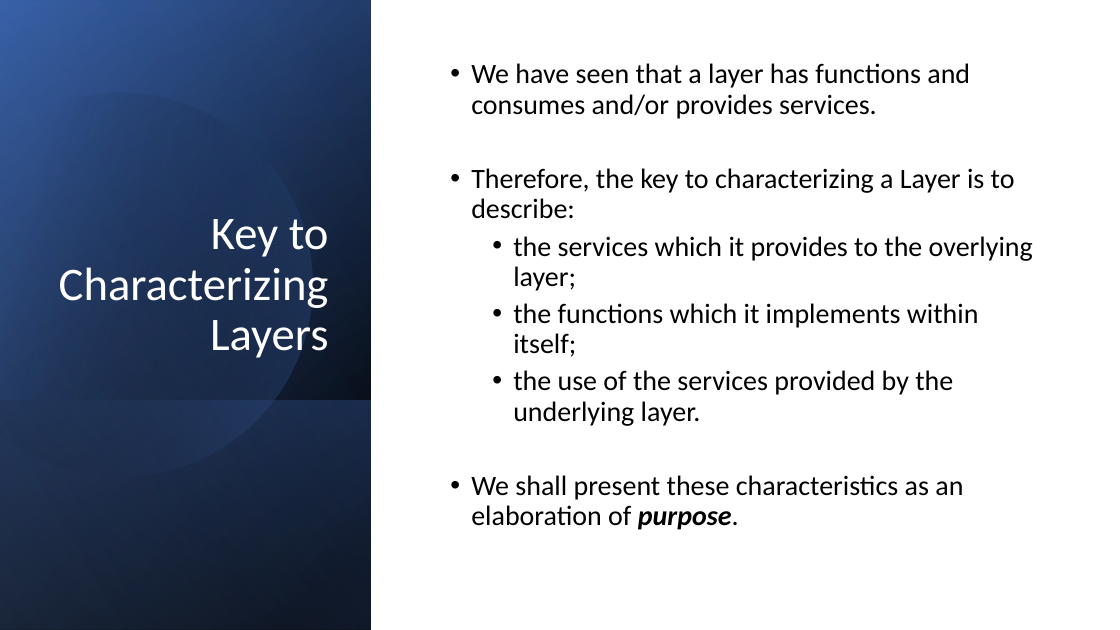
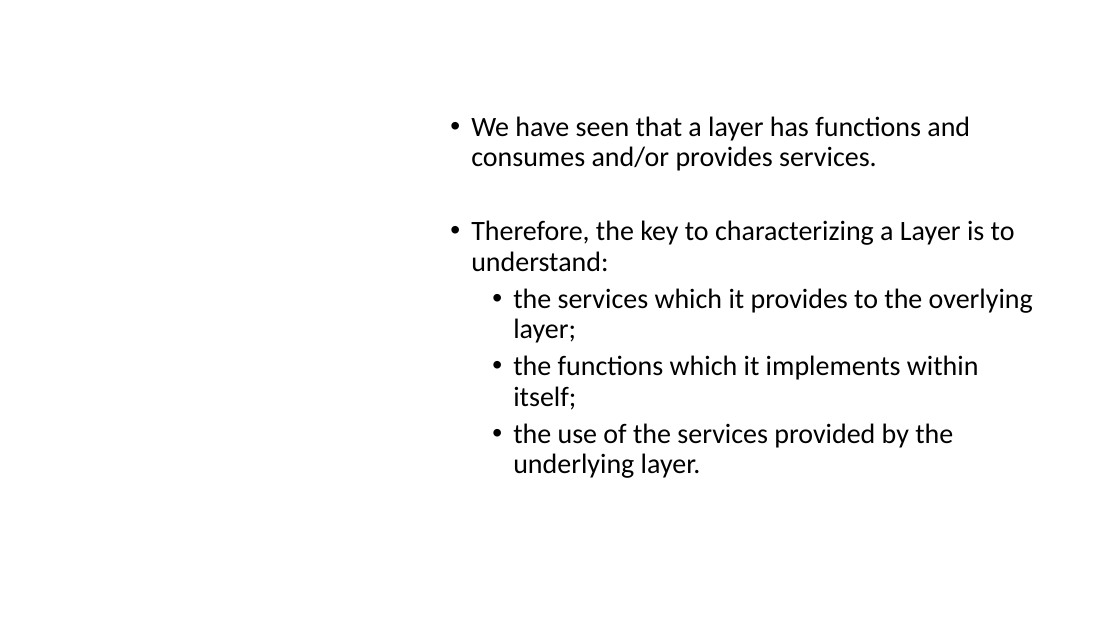
Before and after one commit to lukacassar/hw, a slide deck: slide 53 of CCE2414/1. Networking Foundations.pptx (slide 50 before the commit). Drawn at 1120x630 pixels with LibreOffice and Linux fonts; fonts in the diff are those of the drawing. Boxes give left, top, right and bottom in pixels: in the first picture for what was removed or moved away, otherwise in the second. Text is boxed around its words. In the diff, an @@ line names an element or a change of style, - is before the commit and + after.

```diff
--- a/CCE2414/1. Networking Foundations.pptx
+++ b/CCE2414/1. Networking Foundations.pptx
@@ rectangle removed at bbox=[0, 0, 1120, 630] @@
@@ rectangle removed at bbox=[0, 0, 371, 630] @@
@@ rectangle removed at bbox=[0, 1, 371, 630] @@
@@ rectangle removed at bbox=[0, 0, 371, 629] @@
@@ freeform shape removed at bbox=[0, 47, 359, 515] @@
@@ title removed at bbox=[59, 219, 329, 358] @@
-Key to Characterizing Layers
@@ text at bbox=[471, 220, 1015, 272]: text changed @@
-• Therefore, the key to characterizing a Layer is to describe:
+• Therefore, the key to characterizing a Layer is to understand:
@@ rectangle removed at bbox=[0, 400, 371, 630] @@
@@ text at bbox=[471, 475, 963, 530]: paragraph removed @@
-• We shall present these characteristics as an elaboration of purpose.
```
Also in this commit, not shown: 54 other slides changed, 12 slides added, 5 slides removed.
